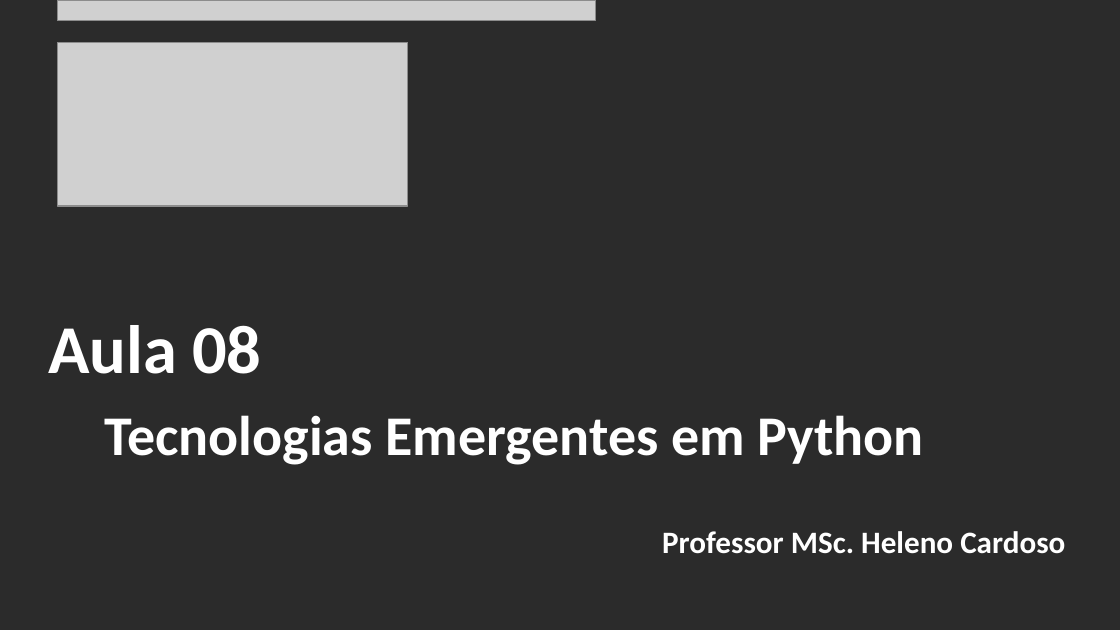
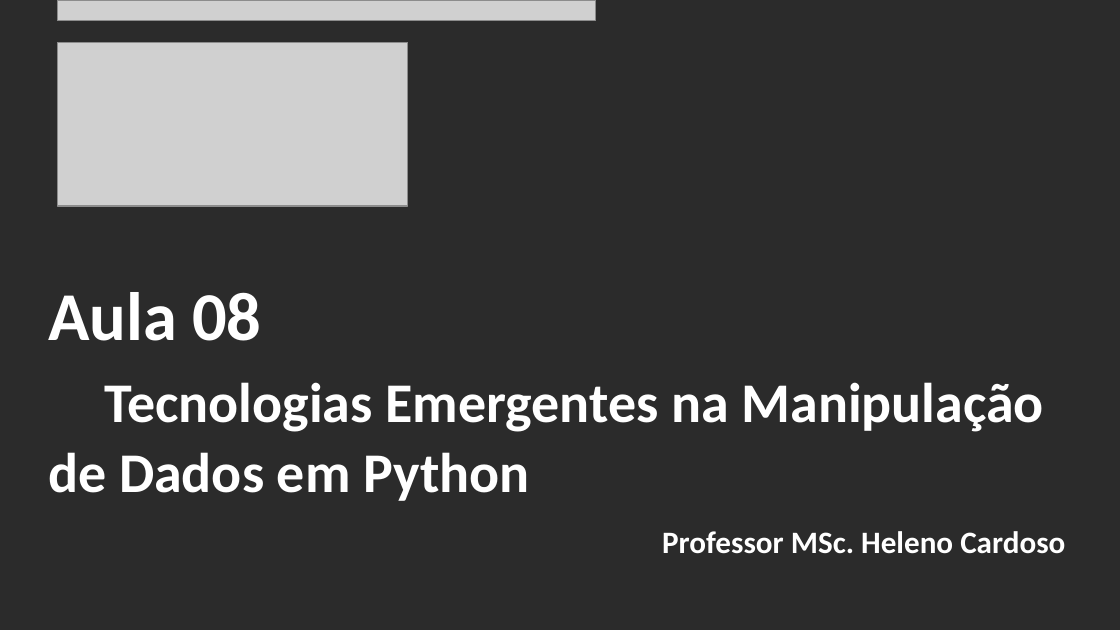
Before and after one commit to CloudEducationBrazil/WydenArea1AplicacaoCloudIndustria40Python, a slide deck: slide 2 of 01 Classes/Aula 08 - Aplicação Cloud Indústria 40 Python IoT - Tecnologias Emergentes.pptx. Drawn at 1120x630 pixels with LibreOffice and Linux fonts; fonts in the diff are those of the drawing; grey boxes stand for pictures; background and template pictures are left out; a plain dark background stands for a picture behind light text. Boxes give left, top, right and bottom in pixels: in the first picture for what was removed or moved away, otherwise in the second. Text is boxed around its words. In the diff, an @@ line names an element or a change of style, - is before the commit and + after.

Commit message:
Aula 08 Cloud IoT Python Indústria 4.0 08maio2023

```diff
--- a/01 Classes/Aula 08 - Aplicação Cloud Indústria 40 Python IoT - Tecnologias Emergentes.pptx
+++ b/01 Classes/Aula 08 - Aplicação Cloud Indústria 40 Python IoT - Tecnologias Emergentes.pptx
@@ title at <box>48,292,1043,501</box>: text changed @@
-Aula 08
-Tecnologias Emergentes em Python
+Aula 08
+Tecnologias Emergentes na Manipulação de Dados em Python
```
Also in this commit, not shown: 3 other slides changed, 22 slides added, 2 slides removed, 5 other files.
